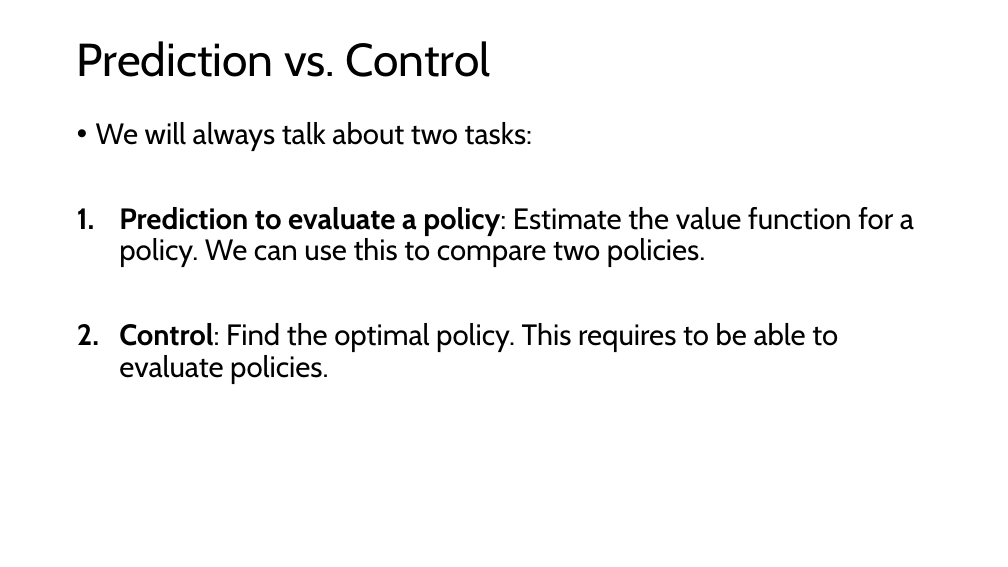
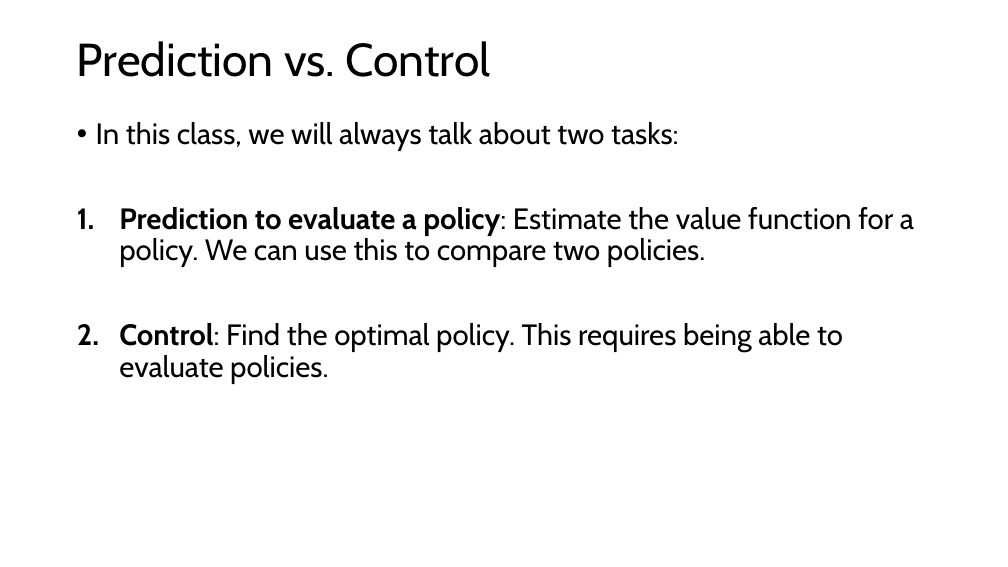
Before and after one commit to mhahsler/Introduction_to_Reinforcement_Learning, a slide deck: slide 5 of slides/Lecture_Chapter04.pptx. Drawn at 1008x567 pixels with LibreOffice and Linux fonts; fonts in the diff are those of the drawing. Boxes give left, top, right and bottom in pixels: in the first picture for what was removed or moved away, otherwise in the second. Text is boxed around its words. In the diff, an @@ line names an element or a change of style, - is before the commit and + after.

```diff
--- a/slides/Lecture_Chapter04.pptx
+++ b/slides/Lecture_Chapter04.pptx
@@ text at (x1=96, y1=122, x2=678, y2=151): text changed @@
-• We will always talk about two tasks:
+• In this class, we will always talk about two tasks:
@@ text at (x1=119, y1=323, x2=843, y2=384): text changed @@
-2. Control: Find the optimal policy. This requires to be able to evaluate policies.
+2. Control: Find the optimal policy. This requires being able to evaluate policies.
```
Also in this commit, not shown: 15 other slides changed, 1 slide added, 1 slide removed, 1 other file.
